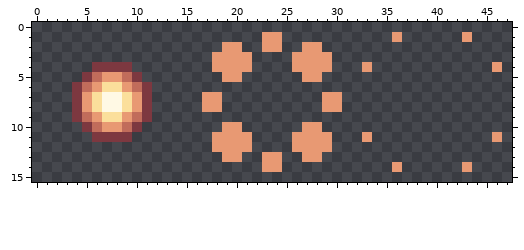
Two states of a pixel-art sprite, docs/img/shot.png. That is the earlier state.
The file is 48x16 pixels.
Now the later version:
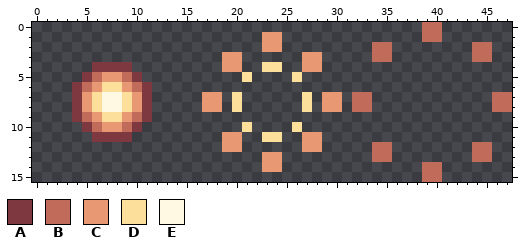
Palette (. is transparent): A #7d3840  B #c16c5b  C #e89973  D #fbdf9b  E #fff9e4
Edits made:
@@ x 16..47 @@
- 0 ................................
- 1 .......CC...........C......C....
- 2 ...CC..CC..CC...................
- 3 ..CCCC....CCCC..................
- 4 ..CCCC....CCCC...C............C.
- 5 ...CC......CC...................
+ 0 .......................BB.......
+ 1 .......CC..............BB.......
+ 2 .......CC.........BB........BB..
+ 3 ...CC......CC.....BB........BB..
+ 4 ...CC..DD..CC...................
+ 5 .....D....D.....................
  6 ................................
- 7 .CC..........CC.................
- 8 .CC..........CC.................
+ 7 .CC.D......D.CC.BB............BB
+ 8 .CC.D......D.CC.BB............BB
  9 ................................
-10 ...CC......CC...................
-11 ..CCCC....CCCC...C............C.
-12 ..CCCC....CCCC..................
-13 ...CC..CC..CC...................
-14 .......CC...........C......C....
-15 ................................
+10 .....D....D.....................
+11 ...CC..DD..CC...................
+12 ...CC......CC.....BB........BB..
+13 .......CC.........BB........BB..
+14 .......CC..............BB.......
+15 .......................BB.......
Pixel boxes of the changes (left, top, right, bottom) in both pictures:
changed: (212, 22, 512, 182)
